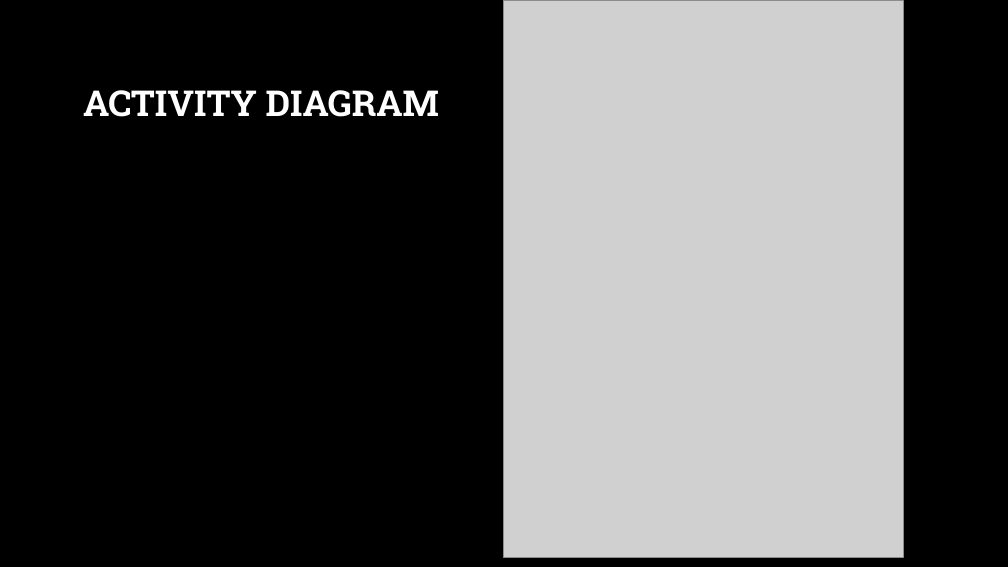
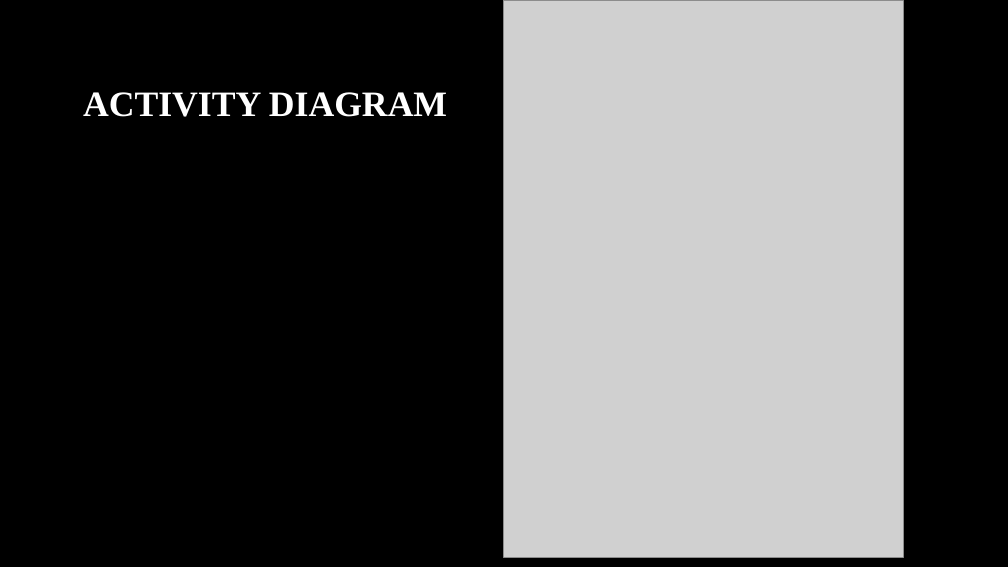
Before and after one commit to Dibya-Bharat/Major_project, a slide deck: slide 11 of Report/Tourism Recommendation Application.pptx. Drawn at 1008x567 pixels with LibreOffice and Linux fonts; fonts in the diff are those of the drawing; grey boxes stand for pictures; background and template pictures are left out. Boxes give left, top, right and bottom in pixels: in the first picture for what was removed or moved away, otherwise in the second. Text is boxed around its words. In the diff, an @@ line names an element or a change of style, - is before the commit and + after.

```diff
--- a/Report/Tourism Recommendation Application.pptx
+++ b/Report/Tourism Recommendation Application.pptx
@@ title "ACTIVITY DIAGRAM" at [83, 92, 447, 117]: font Roboto Slab to Times New Roman @@
```
Also in this commit, not shown: 11 other slides changed, 3 slides added, 3 slides removed.
